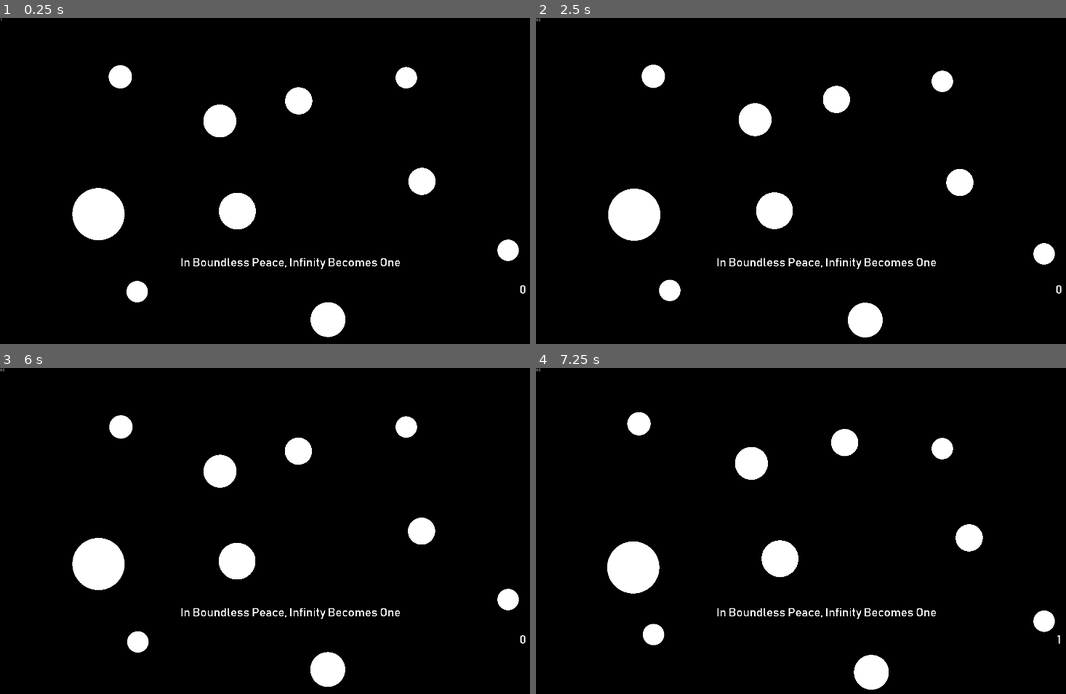
Above: before the commit, frames 1-4 (two rows, left to right).
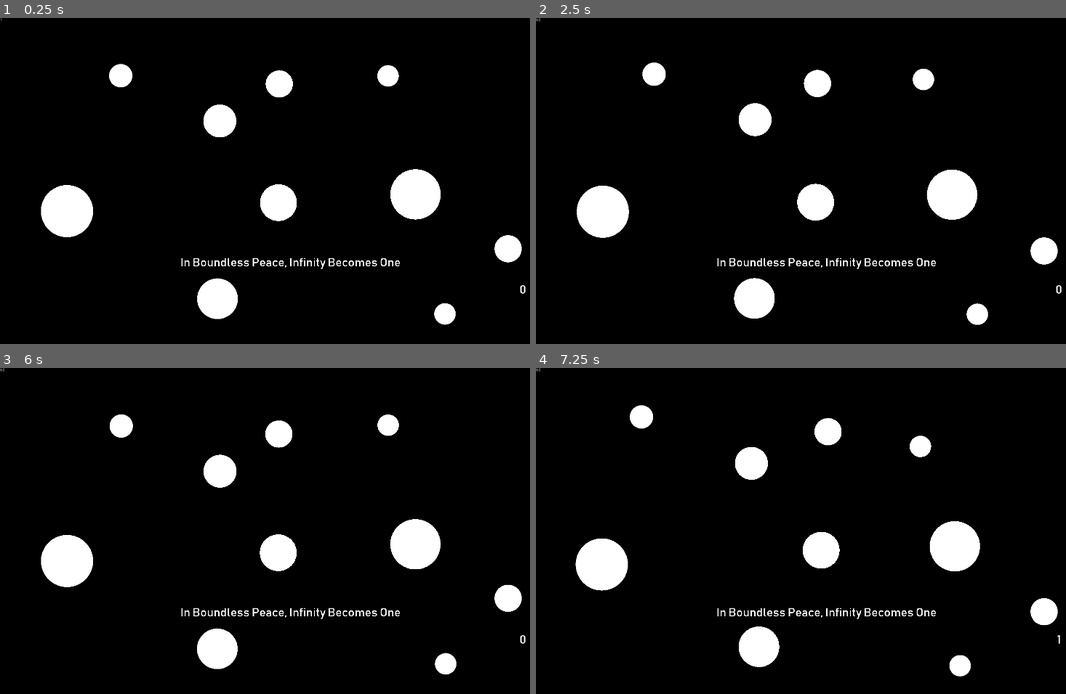
Above: after the commit, the same moments.

Repository: Dark-Gran/Spirit-Circles
Game: Godot game, scene res://src/Main.tscn
Two runs of this game, one before a commit and one after it. Both use one fixed random seed, a clock stepped at 60 frames per second and the inputs below.
Inputs (mouse positions are in pixels of both pictures, inside the frame that each line leads up to):
- Up to frame 1 (0.25 s): no input
- Up to frame 2 (2.5 s): tap Enter (ui_accept) at 0.5, 0.77, 1.52, 2 s; move the mouse to (954, 164) at 0.52 s; hold Right (ui_right) 0.53-1.28 s; move the mouse to (710, 197) at 1.27 s; hold Left (ui_left) 1.28-2.03 s; move the mouse to (885, 109) at 2.02 s; hold Right (ui_right) from 2.03 s (still down)
- Up to frame 3 (6 s): move the mouse to (259, 596) at 2.77 s; tap Enter (ui_accept) at 3.02, 3.77, 4.52 s; move the mouse to (466, 579) at 3.52 s; release Right (ui_right) at 3.53 s; hold Left (ui_left) 3.53-5.78 s; move the mouse to (116, 482) at 4.27 s; move the mouse to (318, 531) at 5.02 s; move the mouse to (201, 449) at 5.77 s; hold Right (ui_right) from 5.78 s (still down)
- Up to frame 4 (7.25 s): keep holding Right (ui_right); tap Enter (ui_accept) at 6.02, 6.77 s; move the mouse to (954, 514) at 6.52 s

The runs differ from the first frame. In frame 1, 7.0% of the frame differs, in the area x 7-99%, y 14-98%; in frame 2, 7.0%; in frame 3, 7.0%; in frame 4, 7.3%, in the area x 7-99%, y 11-99%.

Commit message:
level3 update

Diff:
--- a/src/world/levels/Level_003.tscn
+++ b/src/world/levels/Level_003.tscn
@@ -11,22 +11,23 @@
 
 [node name="Circle" parent="Circles" instance=ExtResource( 1 )]
 position = Vector2( 408.813, 196.85 )
-angle = 190
+angle = 210
 size = 10.0
 
 [node name="Circle2" parent="Circles" instance=ExtResource( 1 )]
 position = Vector2( 1679.45, 756.158 )
 angle = 90
+size = 12.0
 
 [node name="Circle3" parent="Circles" instance=ExtResource( 1 )]
-position = Vector2( 326.268, 647.672 )
+position = Vector2( 222.268, 637.672 )
 angle = 110
 size = 25.0
 
 [node name="Circle4" parent="Circles" instance=ExtResource( 1 )]
-position = Vector2( 1387.37, 537.096 )
+position = Vector2( 1371.37, 583.096 )
 angle = 30
-size = 12.0
+size = 24.0
 
 [node name="Circle5" parent="Circles" instance=ExtResource( 1 )]
 position = Vector2( 729.468, 346.066 )
@@ -34,24 +35,24 @@
 size = 15.0
 
 [node name="Circle6" parent="Circles" instance=ExtResource( 1 )]
-position = Vector2( 1342.92, 184.693 )
-angle = 90
+position = Vector2( 1284.92, 178.693 )
+angle = 100
 
 [node name="Circle7" parent="Circles" instance=ExtResource( 1 )]
-position = Vector2( 465.959, 911.181 )
-angle = 200
+position = Vector2( 1483.96, 979.181 )
+angle = 175
 
 [node name="Circle8" parent="Circles" instance=ExtResource( 1 )]
-position = Vector2( 1079.41, 997.443 )
-angle = 20
-size = 16.0
+position = Vector2( 715.41, 931.443 )
+angle = -20
+size = 19.0
 
 [node name="Circle9" parent="Circles" instance=ExtResource( 1 )]
-position = Vector2( 780.264, 641.323 )
+position = Vector2( 916.264, 613.323 )
 angle = -20
 size = 17.0
 
 [node name="Circle10" parent="Circles" instance=ExtResource( 1 )]
-position = Vector2( 980.995, 279.937 )
-angle = -40
+position = Vector2( 914.995, 219.937 )
+angle = -10
 size = 12.0
